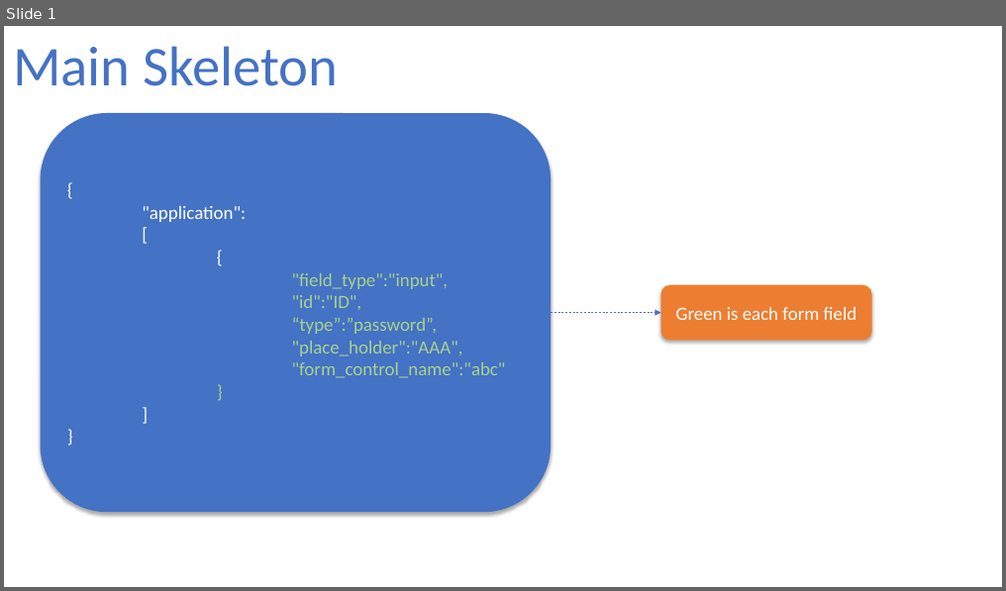
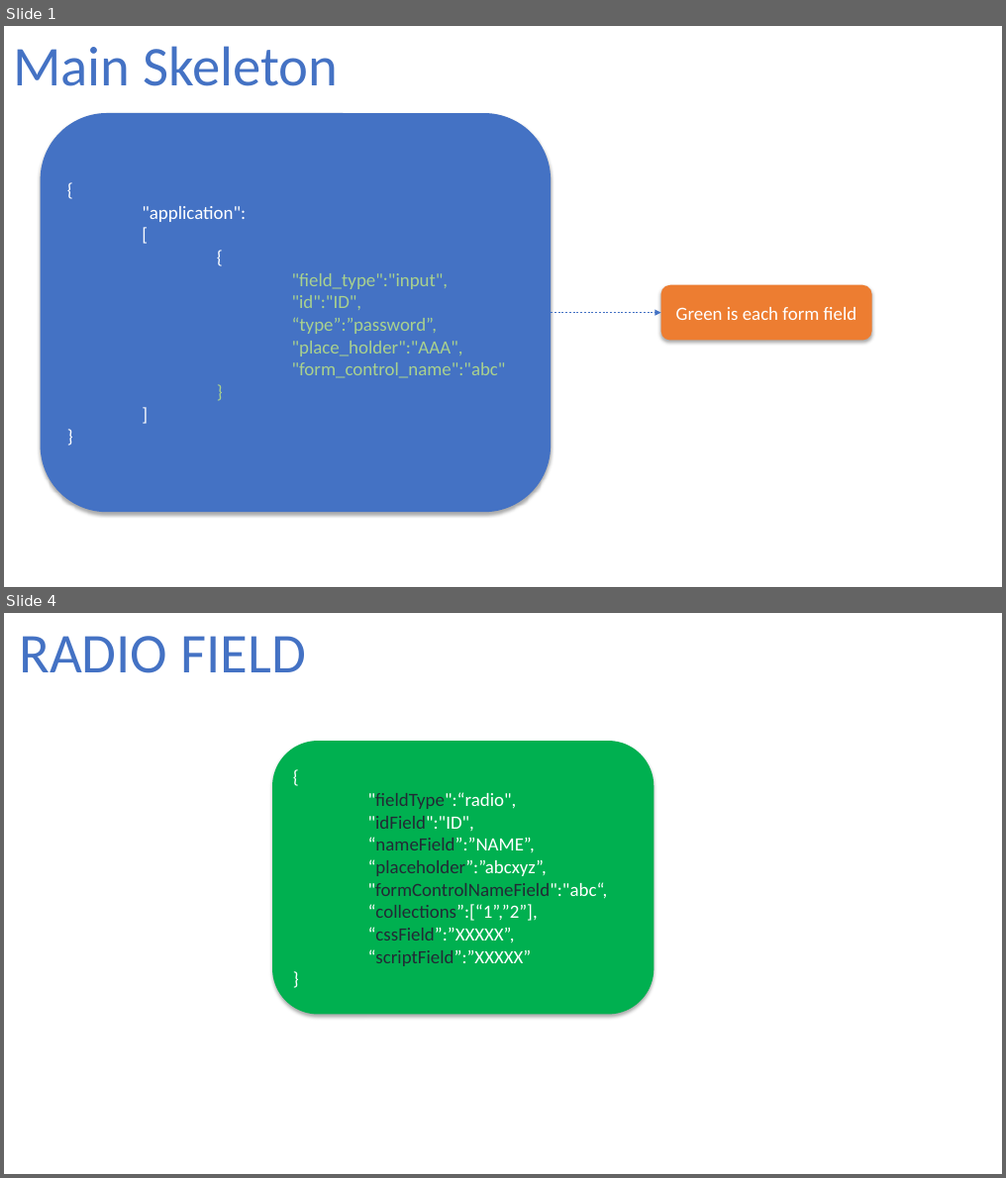
Before and after one commit to fxanhkhoa/Generator_ReactiveForm, a slide deck: Documents/design/JsonForField.pptx. Shown one above the other, each under a label of ours: slide 1 before the commit, slides 1 and 4 after it; the slides between them are not shown. The pictures are 1006x591 and 1006x1178 pixels, drawn with LibreOffice and Linux fonts; fonts in the diff are those of the drawing. Boxes give left, top, right and bottom in pixels: in the first picture for what was removed or moved away, otherwise in the second. Text is boxed around its words. In the diff, an @@ line names an element or a change of style, - is before the commit and + after.

Commit message:
finished simple form
- input
- select
- radio
- checkbox

```diff
--- a/Documents/design/JsonForField.pptx
+++ b/Documents/design/JsonForField.pptx
@@ slide 4 added at box(4, 613, 1002, 1174), background #FFFFFF @@
@@ text added at box(19, 636, 306, 673), 54 pt, text #4472C4 @@
+RADIO FIELD
@@ rounded rectangle added at box(272, 741, 654, 1015), fill #00B050, 18 pt, text #FFFFFF @@
+{
+"fieldType":“radio",
+"idField":"ID",
+“nameField”:”NAME”,
+“placeholder”:”abcxyz”,
+"formControlNameField":"abc“,
+“collections”:[“1”,”2”],
+“cssField”:”XXXXX”,
+“scriptField”:”XXXXX”
+}
```
Also in this commit, not shown: 2 slides changed, 1 other slide added, 1 slide removed, 14 other files.
